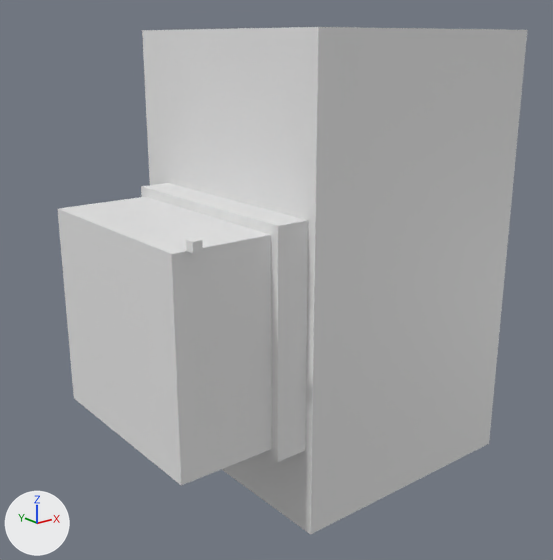
The Blender file battery-strap/battery-strap.blend: old version first, new version second.
Rendered twice from a 50 mm lens placed at (-78.1, -99.0, 42.6), pointed at (0.6, -0.6, 3.2). The axes (+X, +Y, +Z) are drawn at lower left. The lights are the same throughout.

Names of what the first picture shows: 'Cube.012trim', 'DCube', 'DCubeNEG_Scaled'.
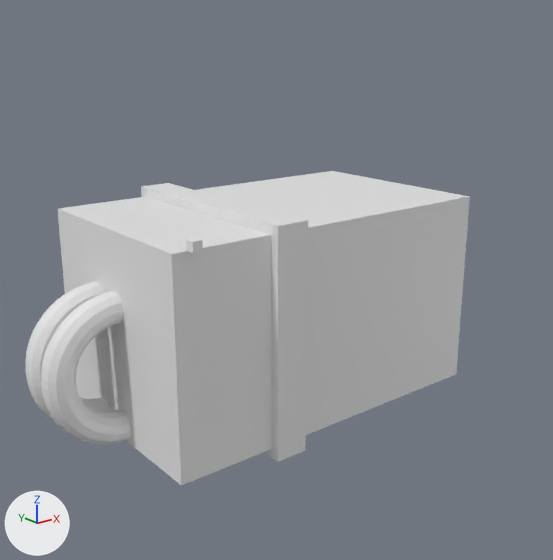
What the commit changed:
Mesh me_torus_001 is new.
It is a torus around z (ring radius 1.0, tube radius 0.25) spanning x -1.25..1.25, y -1.25..1.25, z -0.25..0.25.
Object 'Cube.012trim' (ob_cube_012trim) is now hidden.
Object 'Torus.001' (ob_torus_001) is new; it shows me_torus_001.
Its location is (-29.9, -0.9, -4.6).
Its rotation in degrees is (90, 0, 0).
Its scale is (9.7, 9.7, 9.7).
Object 'Torus' (ob_torus) is new; it shows a copy of me_torus_001.
Its location is (-29.9, 5.0, -4.6).
Its rotation in degrees is (90, 0, 0).
Its scale is (9.7, 9.7, 9.7).

What differs and where, as boxes (x1, y1, x2, y2) in the pictures (553 x 560 px):
'Cube.012trim', hidden: before (142, 27, 527, 534)
'Torus.001', added: after (41, 291, 131, 444)
'Torus', added: after (25, 282, 112, 420)
